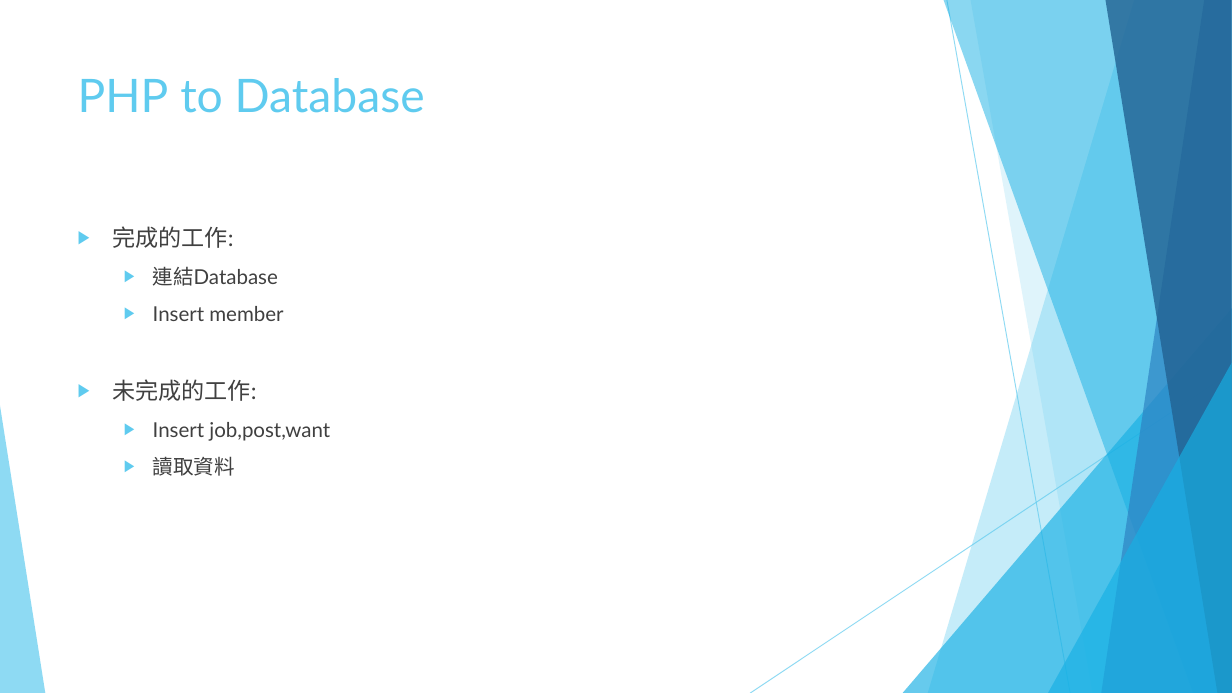
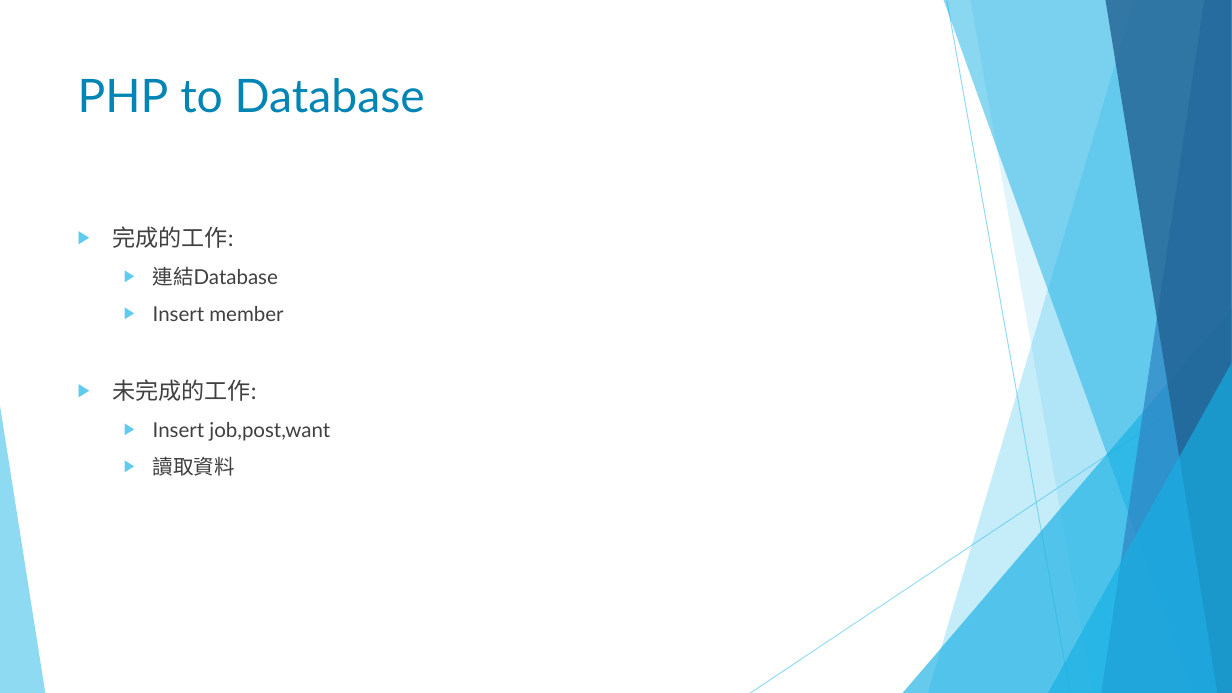
Before and after one commit to longlegunclerunforyou/llurfy, a slide deck: slide 8 of 簡報/後端.pptm. Drawn at 1232x693 pixels with LibreOffice and Linux fonts; fonts in the diff are those of the drawing. Boxes give left, top, right and bottom in pixels: in the first picture for what was removed or moved away, otherwise in the second. Text is boxed around its words. In the diff, an @@ line names an element or a change of style, - is before the commit and + after.

```diff
--- a/簡報/後端.pptm
+++ b/簡報/後端.pptm
@@ title "PHP to Database" at (x1=78, y1=78, x2=425, y2=113): text colour #5FCBEF to #0085B4 @@
```
Also in this commit, not shown: 7 other slides changed, 1 other file.
